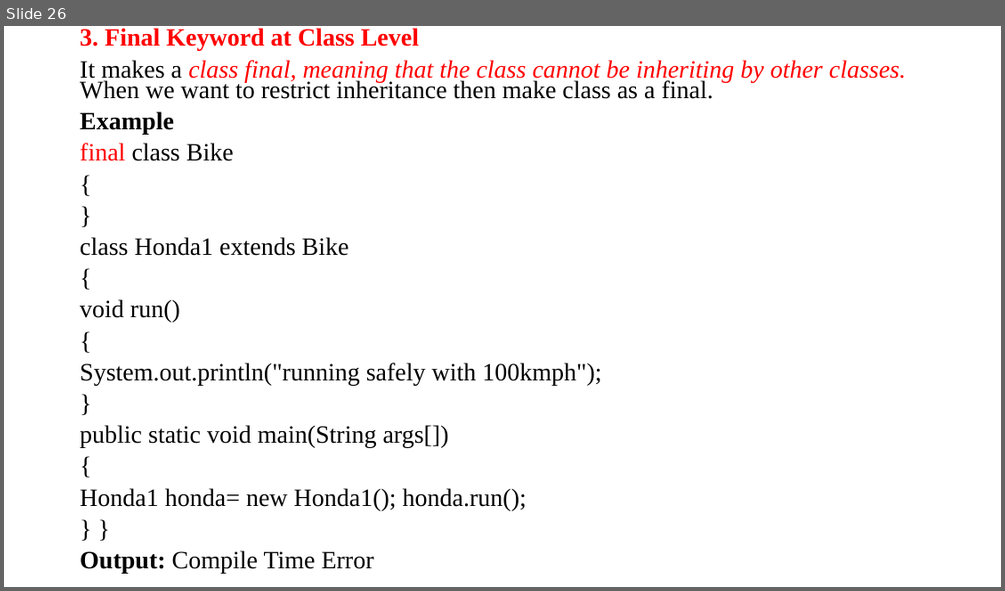
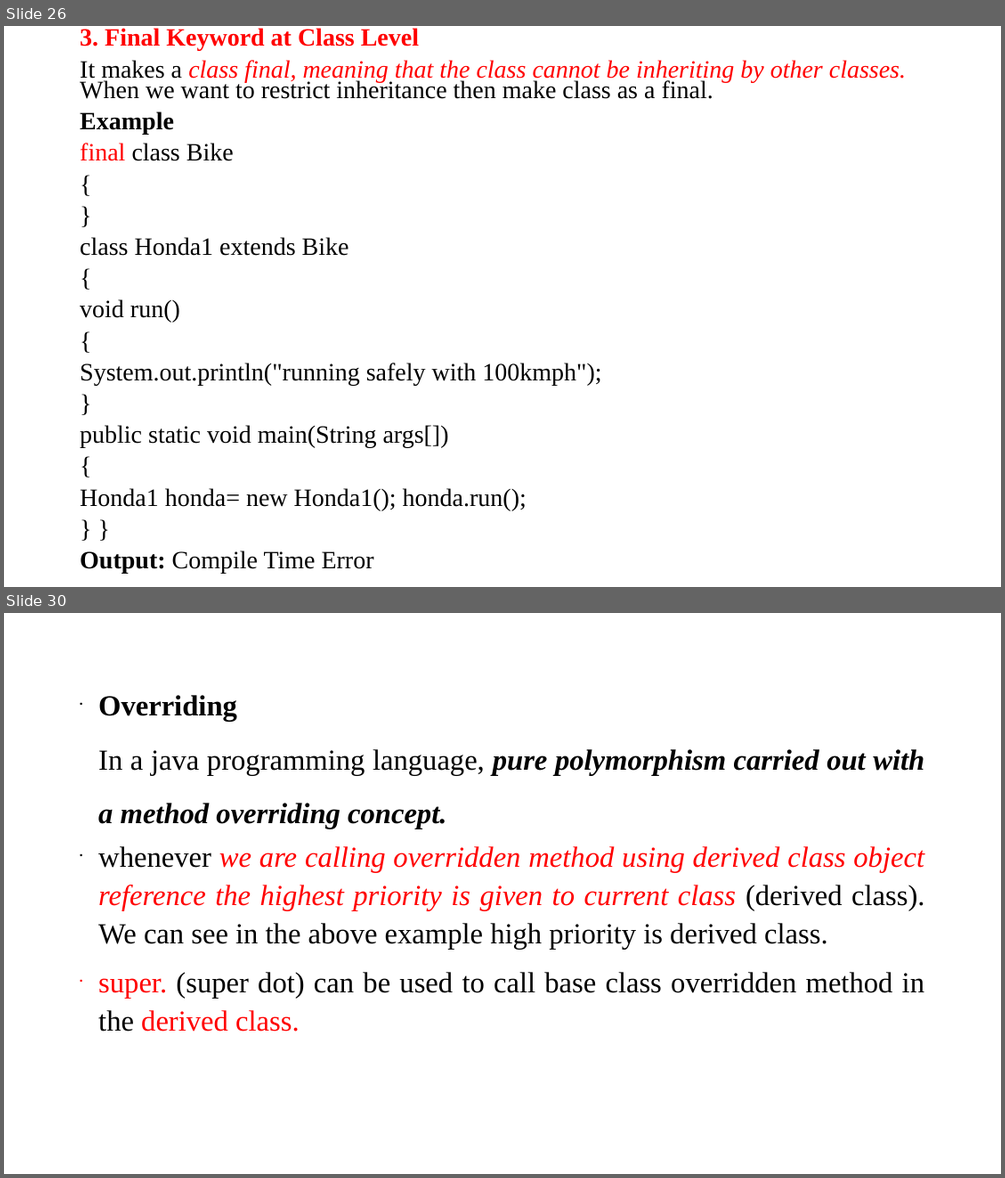
Before and after one commit to anvesh1987/Java-Programs-CSE-G, a slide deck: UNIT –II.ppt. Shown one above the other, each under a label of ours: slide 26 before the commit, slides 26 and 30 after it; the slides between them are not shown. The pictures are 1005x591 and 1005x1178 pixels, drawn with LibreOffice and Linux fonts; fonts in the diff are those of the drawing. Boxes give left, top, right and bottom in pixels: in the first picture for what was removed or moved away, otherwise in the second. Text is boxed around its words. In the diff, an @@ line names an element or a change of style, - is before the commit and + after.

```diff
--- a/UNIT –II.ppt
+++ b/UNIT –II.ppt
@@ slide 30 added at bbox=[4, 613, 1001, 1174], background #FFFFFF @@
@@ text added at bbox=[98, 695, 924, 1031], 28 pt, text #000000 @@
+• Overriding
+  In a java programming language, pure polymorphism carried out with a method overriding concept.
+• whenever we are calling overridden method using derived class object reference the highest priority is given to current class (derived class). We can see in the above example high priority is derived class.
+• super. (super dot) can be used to call base class overridden method in the derived class.
```
Also in this commit, not shown: 10 other slides added.
